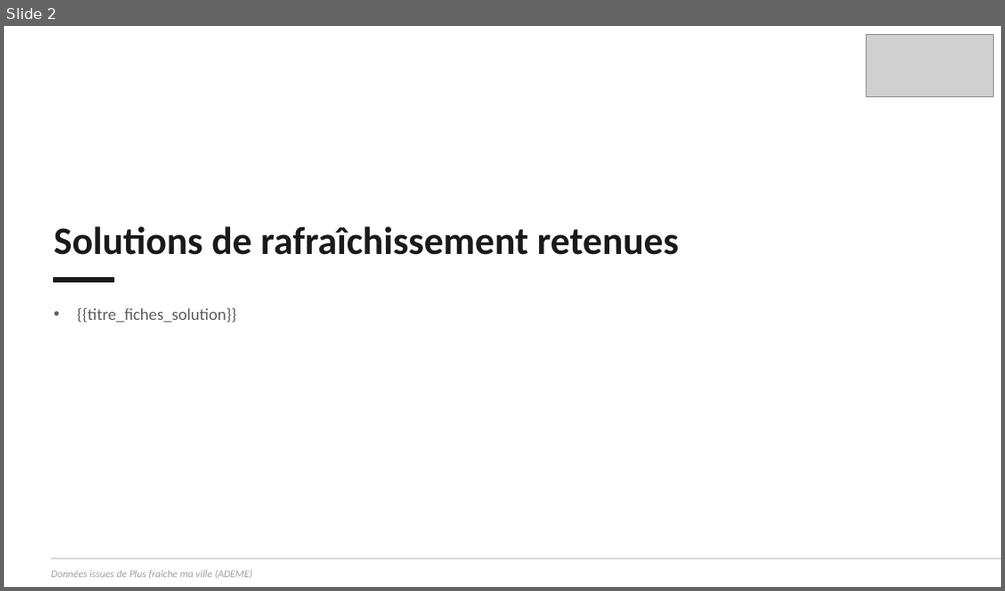
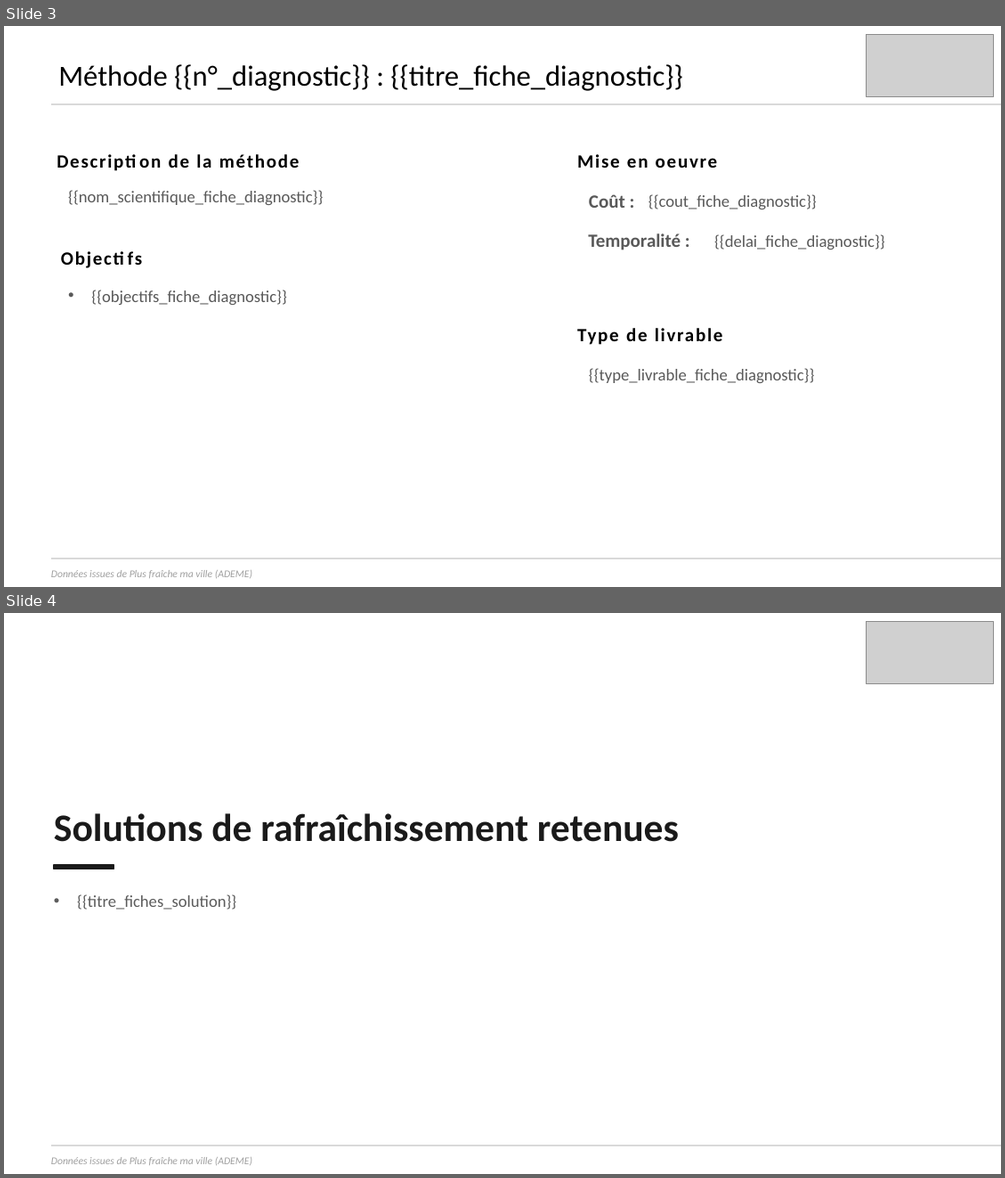
Before and after one commit to incubateur-ademe/plusfraichemaville-site, a slide deck: public/templates/template_synthese_projet.pptx. Shown one above the other, each under a label of ours: slide 2 before the commit, slides 3 and 4 after it. The pictures are 1005x591 and 1005x1178 pixels, drawn with LibreOffice and Linux fonts; fonts in the diff are those of the drawing; grey boxes stand for pictures. Boxes give left, top, right and bottom in pixels: in the first picture for what was removed or moved away, otherwise in the second. Text is boxed around its words. In the diff, an @@ line names an element or a change of style, - is before the commit and + after.

Commit message:
feat: export des fiches diagnostic dans la synthese

```diff
--- a/public/templates/template_synthese_projet.pptx
+++ b/public/templates/template_synthese_projet.pptx
@@ slide 3 added at (4, 26, 1001, 587), background #FFFFFF @@
@@ picture added at (866, 34, 994, 96) @@
@@ title added at (58, 64, 682, 91), 28 pt, text #000000 @@
+Méthode {{n°_diagnostic}} : {{titre_fiche_diagnostic}}
@@ line added from (51, 104) to (1001, 104), #D9D9D9 1.5 pt @@
@@ text added at (169, 154, 299, 168), 18 pt, text #000000, bold @@
+Description de la méthode
@@ text added at (577, 154, 717, 168), 18 pt, text #000000, bold @@
+Mise en oeuvre
@@ text added at (68, 190, 323, 205), 16 pt, text #595959 @@
+{{nom_scientifique_fiche_diagnostic}}
@@ text added at (589, 194, 625, 208), 18 pt, text #595959, bold @@
+Coût :
@@ text added at (648, 194, 817, 209), 16 pt, text #595959 @@
+{{cout_fiche_diagnostic}}
@@ text added at (588, 233, 680, 250), 18 pt, text #595959, bold @@
+Temporalité :
@@ text added at (714, 234, 885, 249), 16 pt, text #595959 @@
+{{delai_fiche_diagnostic}}
@@ text added at (61, 245, 345, 269), 18 pt, text #000000, bold @@
+Objectifs
@@ text added at (91, 289, 286, 305), 16 pt, text #595959 @@
+• {{objectifs_fiche_diagnostic}}
@@ text added at (577, 328, 723, 345), 18 pt, text #000000, bold @@
+Type de livrable
@@ text added at (589, 368, 814, 383), 16 pt, text #595959 @@
+{{type_livrable_fiche_diagnostic}}
@@ line added from (51, 558) to (1001, 558), #D9D9D9 1.5 pt @@
@@ text added at (51, 570, 252, 578), 10 pt, text #A0A0A0, italic @@
+Données issues de Plus fraîche ma ville (ADEME)
@@ what was slide 2 is now slide 4 @@
```
Also in this commit, not shown: 1 other slide added, 10 other files.
